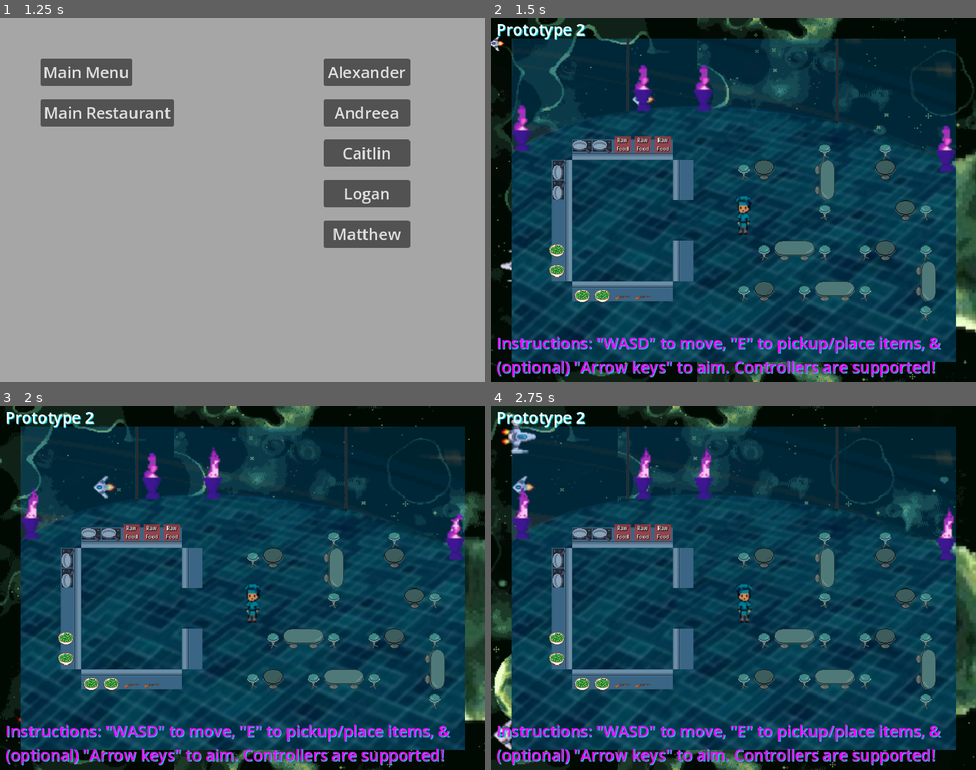
Above: before the commit, frames 1-4 (two rows, left to right).
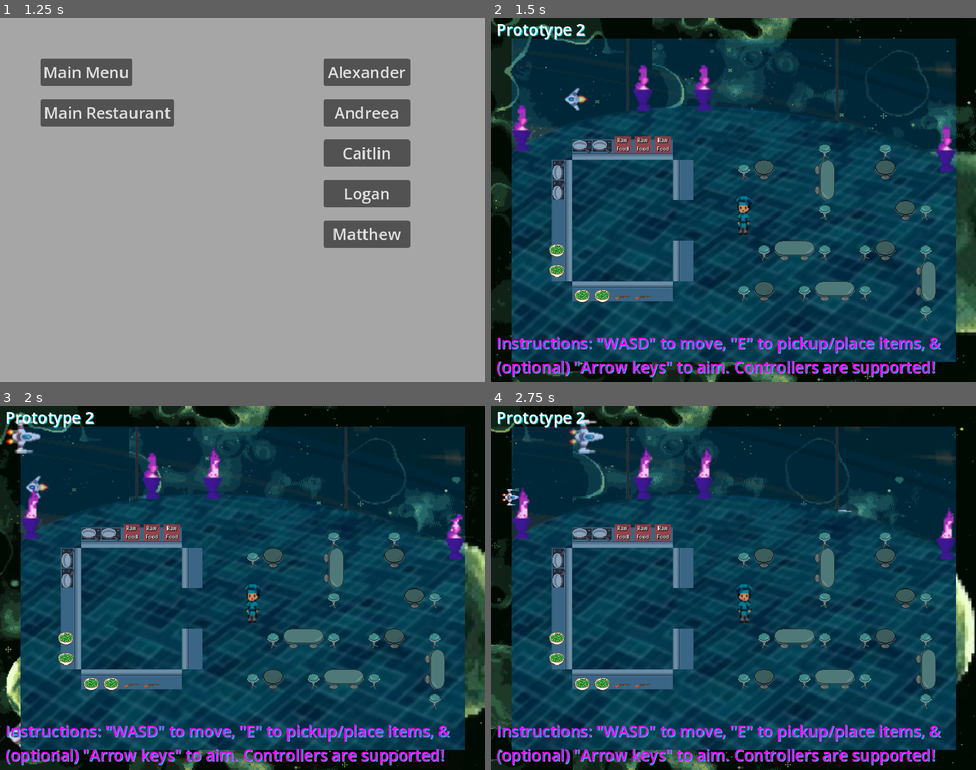
Above: after the commit, the same moments.

Repository: Alexander-Worley/Outer-Plates
Game: Godot game, scene res://Scenes/MainMenu/mainMenu.tscn
The game is run twice, just before and just after one commit, with the same random seed, the same clock (stepped at 60 frames per second) and the same inputs.
Inputs (mouse positions are in pixels of both pictures, inside the frame that each line leads up to):
- Up to frame 1 (1.25 s): click (242, 261) at 0.5 s
- Up to frame 2 (1.5 s): click "Main Restaurant" at 1.25 s
- Up to frame 3 (2 s): no input
- Up to frame 4 (2.75 s): hold Right (face_right) from 2.03 s (still down); hold E (pickup) from 2.03 s (still down)

Frame 1 is identical in both runs. In frame 2, 8.3% of the frame differs, in the area x 0-100%, y 0-100%; in frame 3, 9.3%; in frame 4, 9.9%.

Commit message:
Resolved Merge issues between branches

Diff:
--- a/DevScenes/Alexander/Alexander.tscn
+++ b/DevScenes/Alexander/Alexander.tscn
@@ -18,7 +18,7 @@
 [node name="Environment" type="Node2D" parent="."]
 
 [node name="Background" parent="Environment" instance=ExtResource("1_1fft2")]
-scroll_offset = Vector2(-698868, 0)
+scroll_offset = Vector2(-715783, 0)
 Planet = "Green Planet"
 
 [node name="Prototype 2" type="Label" parent="Environment/Background"]
--- a/Scenes/Background/background.tscn
+++ b/Scenes/Background/background.tscn
@@ -21,7 +21,7 @@
 size = Vector2(704, 4)
 
 [node name="Background" type="ParallaxBackground"]
-scroll_offset = Vector2(-488109, 0)
+scroll_offset = Vector2(-519295, 0)
 script = ExtResource("1_sqvij")
 
 [node name="BG" type="ParallaxLayer" parent="."]
@@ -118,7 +118,7 @@
 texture = ExtResource("4_rfdc0")
 
 [node name="Logo" type="Sprite2D" parent="."]
-position = Vector2(384, 156.183)
+position = Vector2(384, 155.148)
 scale = Vector2(3, 3)
 texture = ExtResource("3_o71y2")
 
--- a/Scenes/Restaurant/Player/player.gd
+++ b/Scenes/Restaurant/Player/player.gd
@@ -33,11 +33,13 @@
 		holdableParent.remove_holdable_from_surface(holdable)
 	if holdableInHand.is_in_group("ForStove"):
 		holdableInHand.doneness = holdable.doneness
-		#copy ammo if needed
-	if holdableInHand.is_in_group("Weapons"):
-		holdableInHand.ammo = holdable.ammo
-		var ammoCount = get_node("/root/Logan/Weapons/ammoCount")
-		ammoCount.text = str(holdableInHand.ammo)
+	#copy ammo if needed
+	# Commented out this as it causes crashes in Main Restaurant Scene
+	# AW - May 25, 2024 - TODO: Fix this
+	#if holdableInHand.is_in_group("Weapons"):
+		#holdableInHand.ammo = holdable.ammo
+		#var ammoCount = get_node("/root/Logan/Weapons/ammoCount")
+		#ammoCount.text = str(holdableInHand.ammo)
 	holdable.queue_free()
 	isHolding = true
 
--- a/Scenes/Restaurant/Stove/stove.tscn
+++ b/Scenes/Restaurant/Stove/stove.tscn
@@ -67,6 +67,7 @@
 texture = ExtResource("5_v1gc7")
 
 [node name="Smoke" type="AnimatedSprite2D" parent="Surface/StoveTop/Pan"]
+visible = false
 z_index = 1
 position = Vector2(0, -8)
 sprite_frames = SubResource("SpriteFrames_gva8m")
--- a/Scenes/Restaurant/restaurant.tscn
+++ b/Scenes/Restaurant/restaurant.tscn
@@ -17,7 +17,7 @@
 [node name="Environment" type="Node2D" parent="."]
 
 [node name="Background" parent="Environment" instance=ExtResource("1_t7iru")]
-scroll_offset = Vector2(-582569, 0)
+scroll_offset = Vector2(-582640, 0)
 Planet = "Green Planet"
 
 [node name="Prototype 2" type="Label" parent="Environment/Background"]
Renamed: Assets/Interactables/External/Barrel Sprite.png -> Assets/Interactables/External/barrel.png
Not shown, changed: Assets/Interactables/External/barrel.png.import
